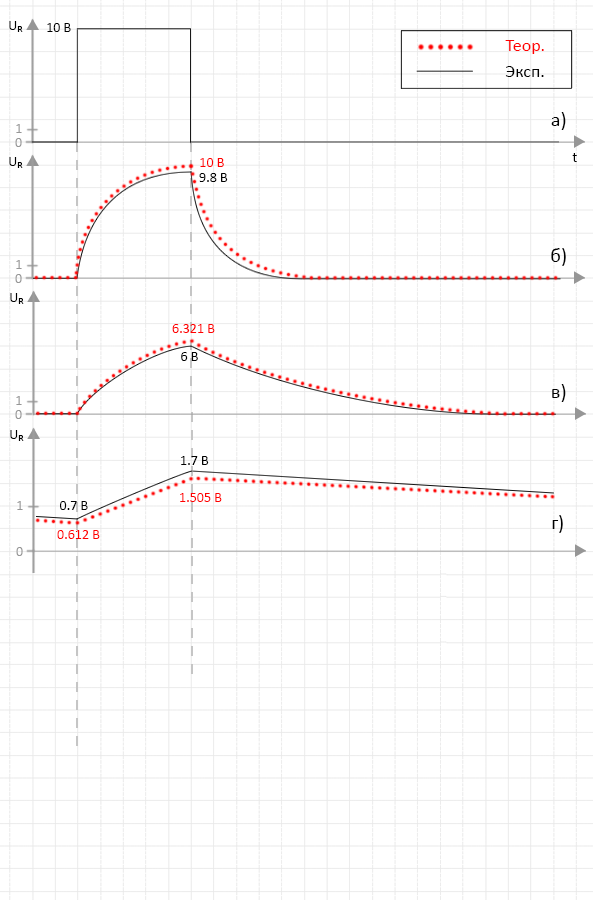
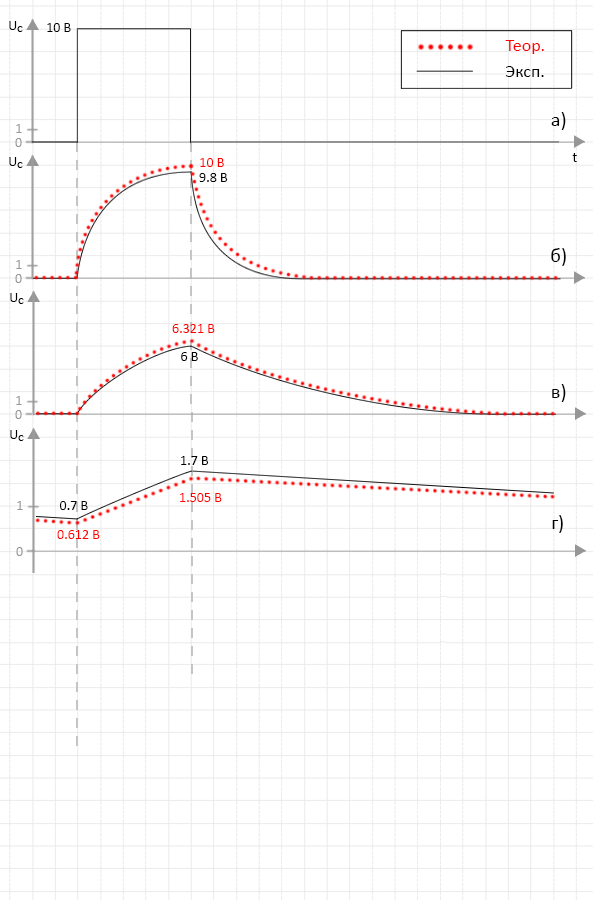
The second (593, 900) image is a revision of the first. Changes to its layers:
renamed "R" to "C", painted on it over [17, 26, 23, 32]
renamed "R копия 4" to "C", painted on it over [17, 162, 23, 168]
renamed "R копия 4" to "C", painted on it over [18, 298, 24, 304]
renamed "R копия 4" to "C", painted on it over [18, 435, 24, 441]
